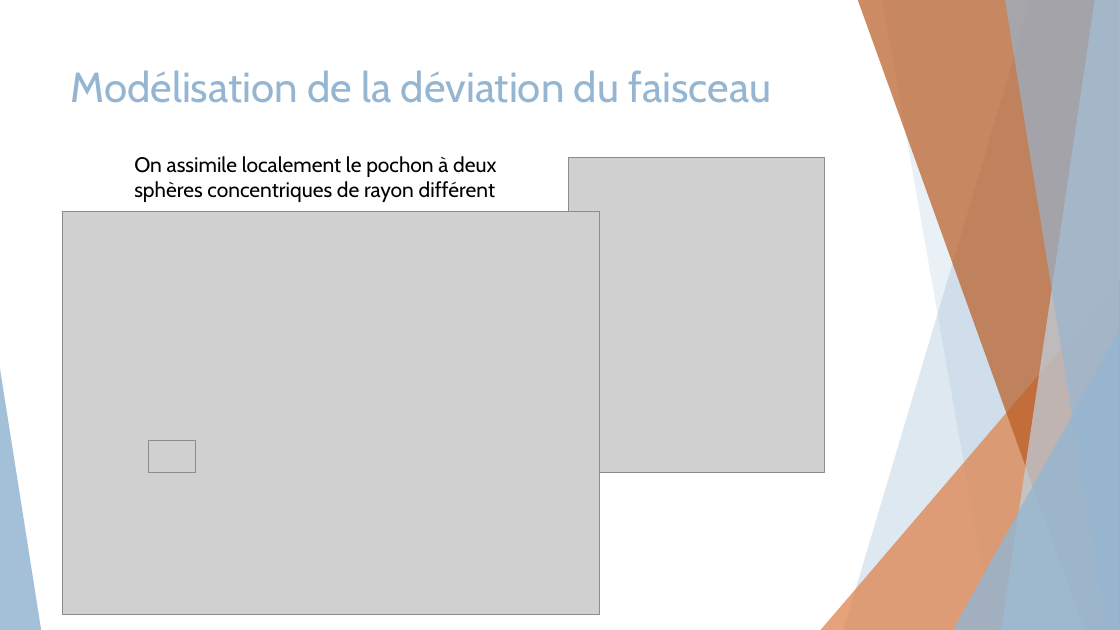
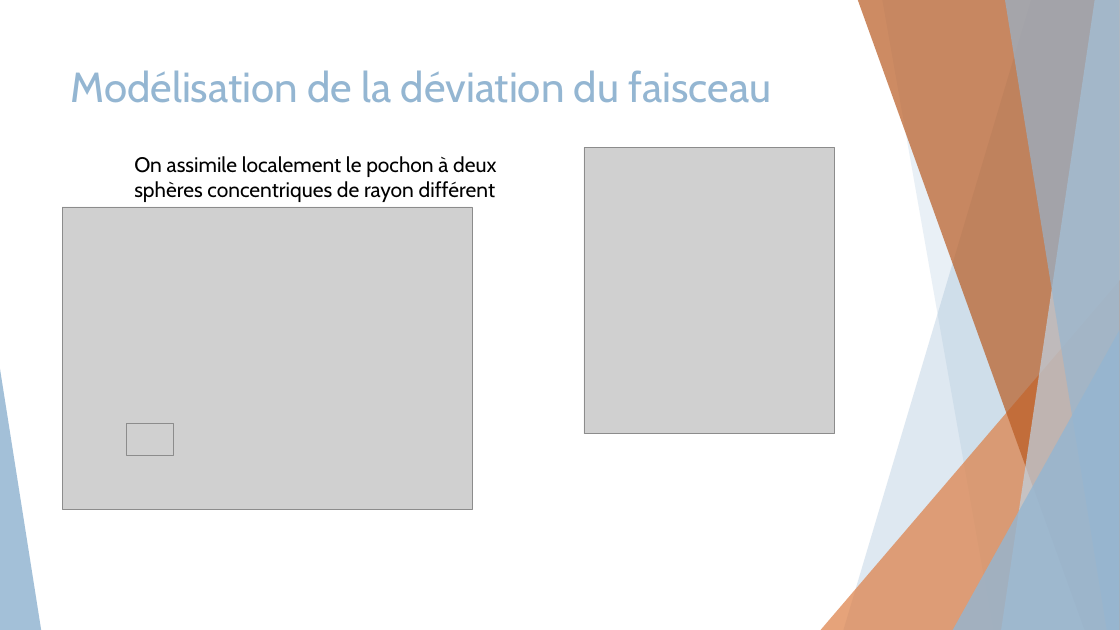
Before and after one commit to Lucas-brb/TIPE-2022, a slide deck: slide 14 of Présentation/Mesure des défauts de l'oeil v2.pptx (slide 13 before the commit). Drawn at 1120x630 pixels with LibreOffice and Linux fonts; fonts in the diff are those of the drawing; grey boxes stand for pictures. Boxes give left, top, right and bottom in pixels: in the first picture for what was removed or moved away, otherwise in the second. Text is boxed around its words. In the diff, an @@ line names an element or a change of style, - is before the commit and + after.

```diff
--- a/Présentation/Mesure des défauts de l'oeil v2.pptx
+++ b/Présentation/Mesure des défauts de l'oeil v2.pptx
@@ picture: place and size @@
-picture at bbox=[569, 157, 824, 472]
+picture at bbox=[584, 148, 834, 434]
@@ picture: place and size @@
-picture at bbox=[62, 212, 600, 615]
+picture at bbox=[62, 207, 472, 509]
@@ picture: place and size @@
-picture at bbox=[148, 440, 195, 473]
+picture at bbox=[126, 423, 173, 456]
```
Also in this commit, not shown: 5 other slides changed, 3 slides added, 1 slide removed, 2 other files.
